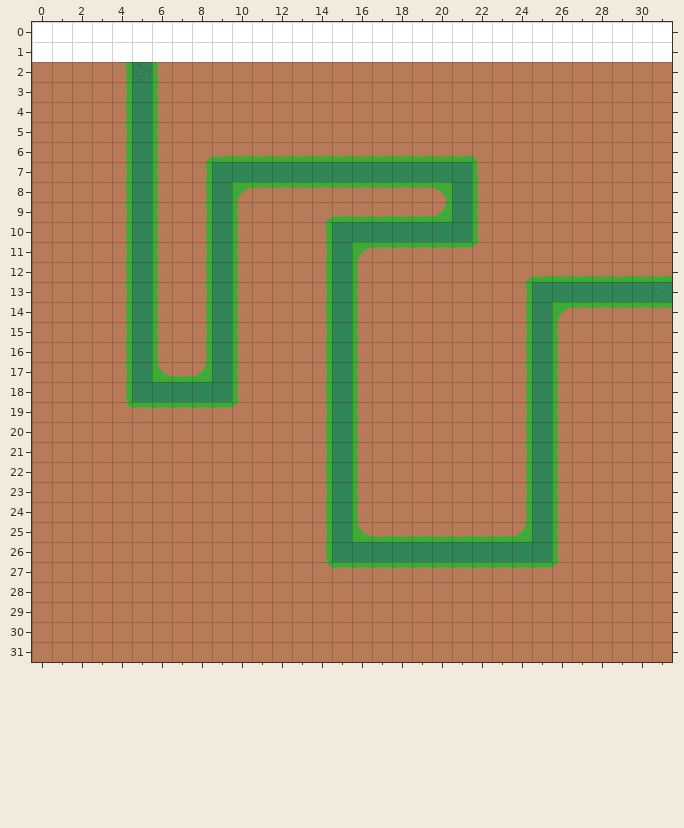
Tiled map: tower-defense/tower-defense-android/assets/data/world/level3/level.tmx. The picture above is the old version.
Cells are 32x32 px. Shown: x 0..31, y 0..31.
After the commit:
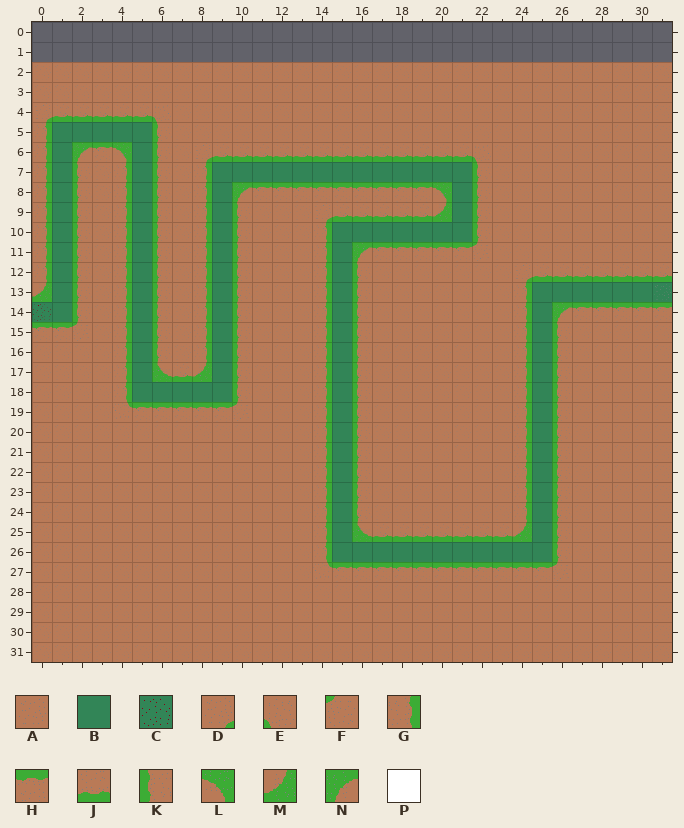
Key: from "tiles": A 0, B 4, C 5, D 7, E 8, F 9, G 12, H 13, J 14, K 15, L 16, M 17, N 19, P 28.
_ is an empty cell, # one hidden under a higher layer.
Tiles replaced or removed in this view: A, B, C, G, K, P.
From old to new:
Changed rows in their new state; . is an unchanged cell.
Layer "Ground":
first column x 0:
 0 ________________________________
 1 ________________________________
 2 ....A.A.........................
 3 ....A.A.........................
 4 DJJJJJE.........................
 5 G...#...........................
 6 G.NHL...........................
 7 G.K.............................
 8 G.K.............................
 9 G.K.............................
10 G.K.............................
11 G.K.............................
12 G.K.............................
13 M.K.............................
14 ..K.............................
15 HHF.............................
Layer "Path":
first column x 0:
 2 ....._
 3 ....._
 4 ....._
 5 .BBBB.
 6 .B....
 7 .B....
 8 .B....
 9 .B....
10 .B....
11 .B....
12 .B....
13 .B....
14 CB....
